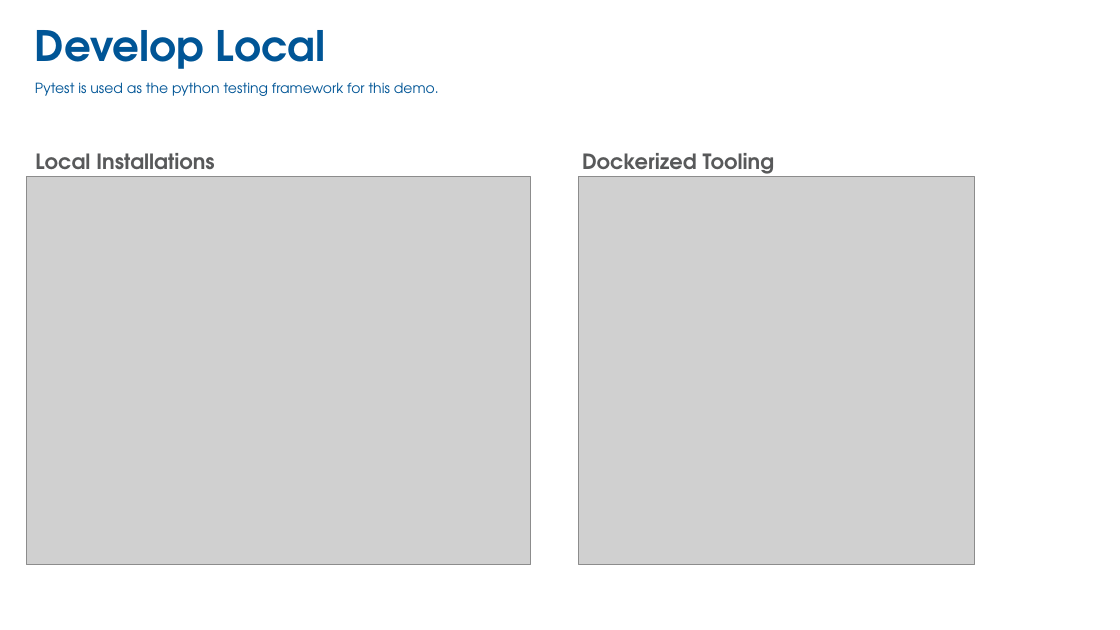
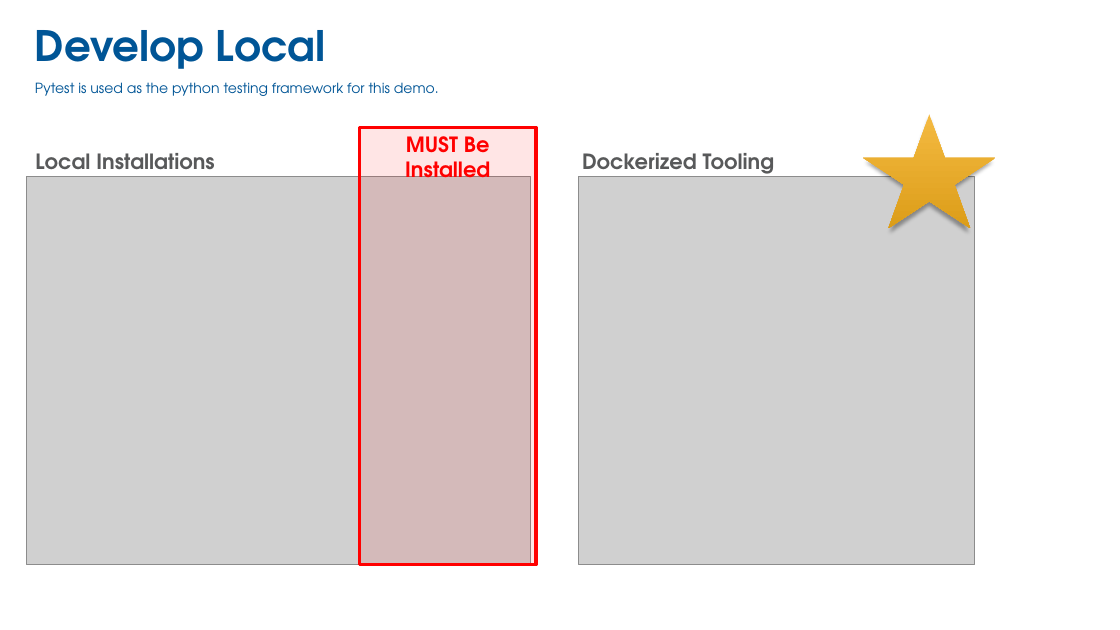
Before and after one commit to donaldsawyer/tdde-py-pyspark, a slide deck: slide 4 of tdde-py-pyspark-glue-docker-vscode.pptx. Drawn at 1120x630 pixels with LibreOffice and Linux fonts; fonts in the diff are those of the drawing; grey boxes stand for pictures; background and template pictures are left out. Boxes give left, top, right and bottom in pixels: in the first picture for what was removed or moved away, otherwise in the second. Text is boxed around its words. In the diff, an @@ line names an element or a change of style, - is before the commit and + after.

```diff
--- a/tdde-py-pyspark-glue-docker-vscode.pptx
+++ b/tdde-py-pyspark-glue-docker-vscode.pptx
@@ star added at (x1=864, y1=114, x2=996, y2=229), fill gradient #F4BA41 to #DD9D19 @@
@@ rectangle added at (x1=360, y1=128, x2=536, y2=565), fill #FF0000 at 10% opacity, outline #FF0000 3 pt, 18 pt, text #FF0000, bold @@
+MUST Be Installed
```
Also in this commit, not shown: 6 other slides changed, 1 slide added, 7 other files.
